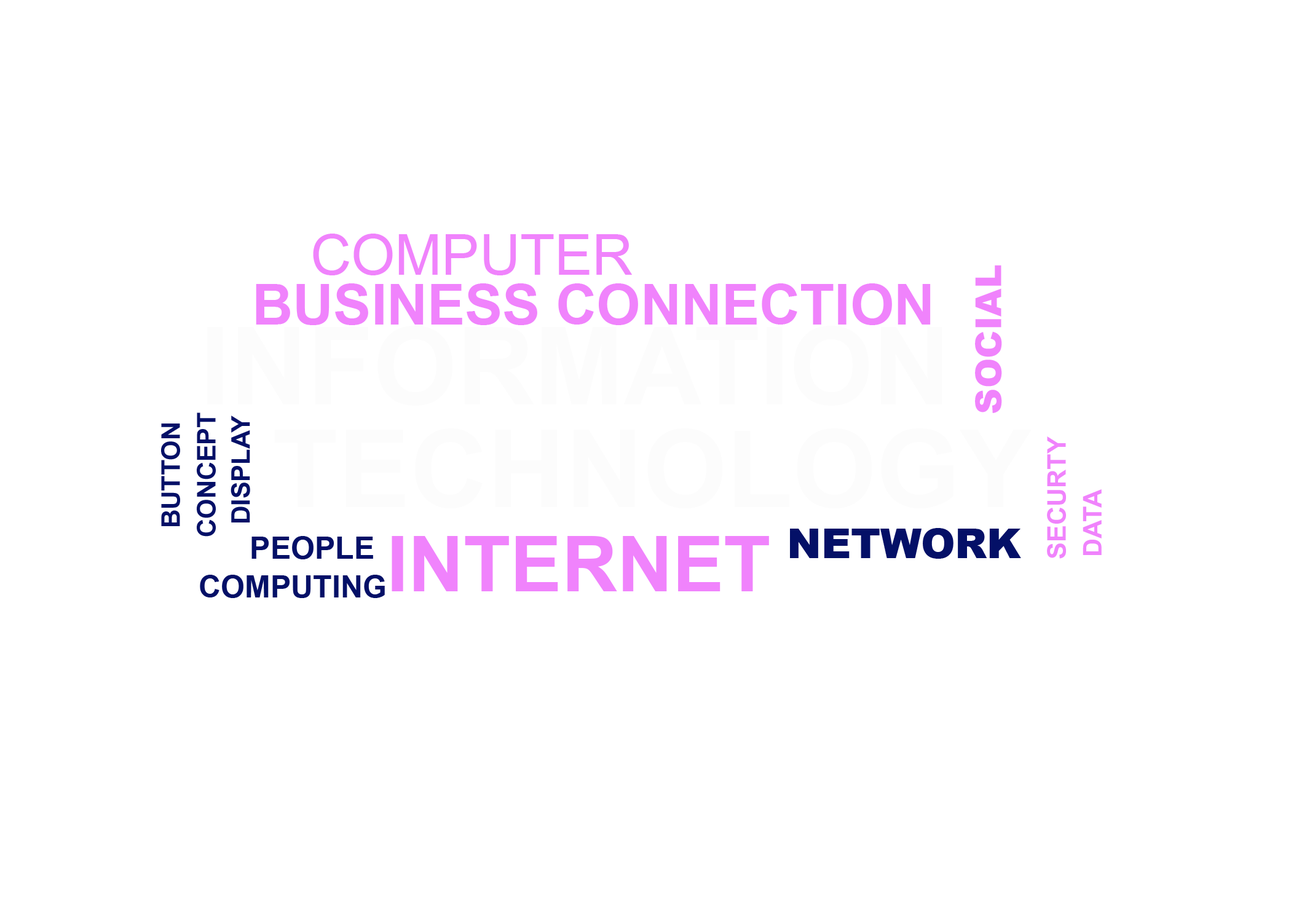
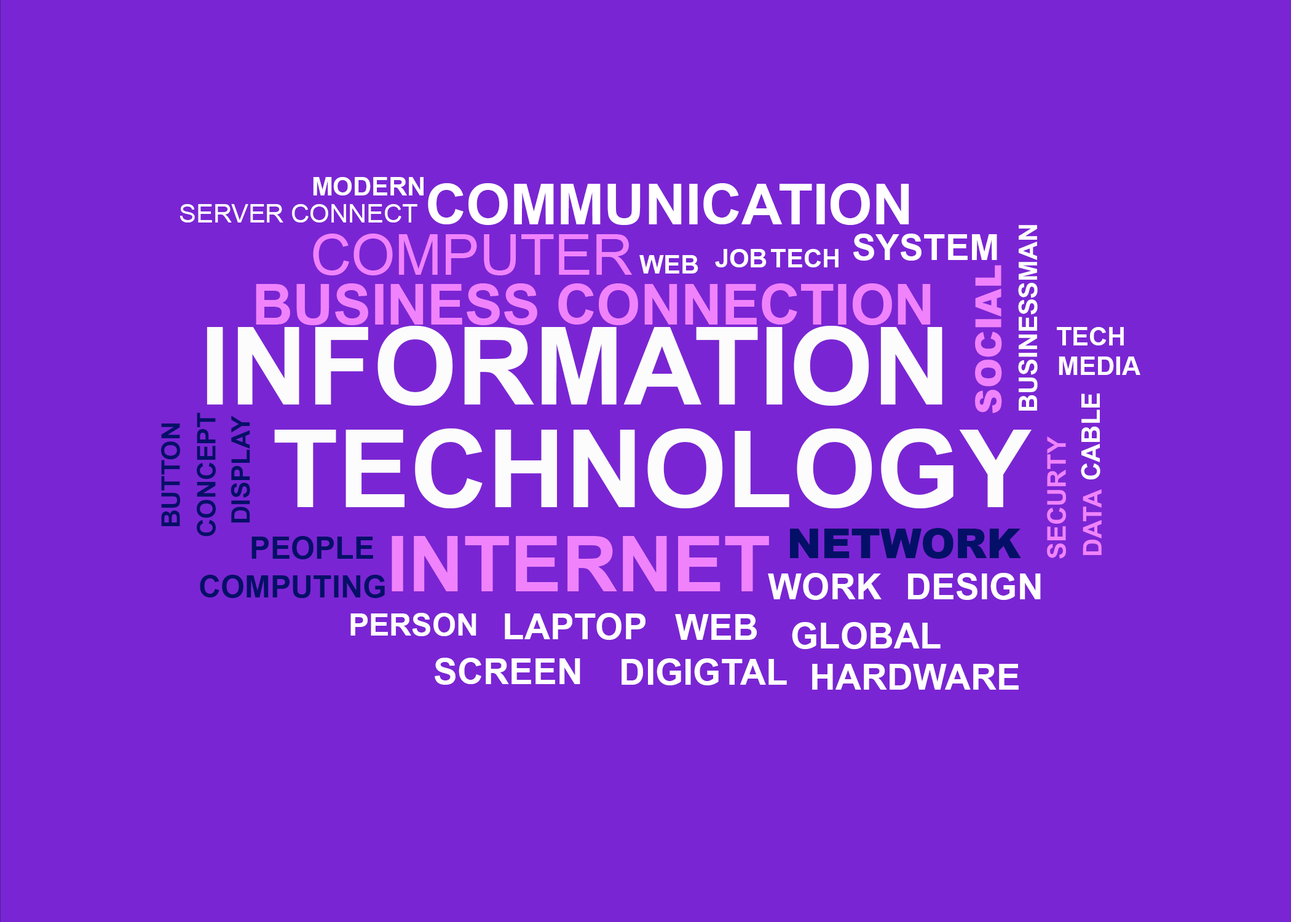
Before/after of a 1291px x 922px layered artwork. What changed in the layer stack:
added layer "Rectangle 1" above "IDEA" over [0, 0, 1291, 922]
